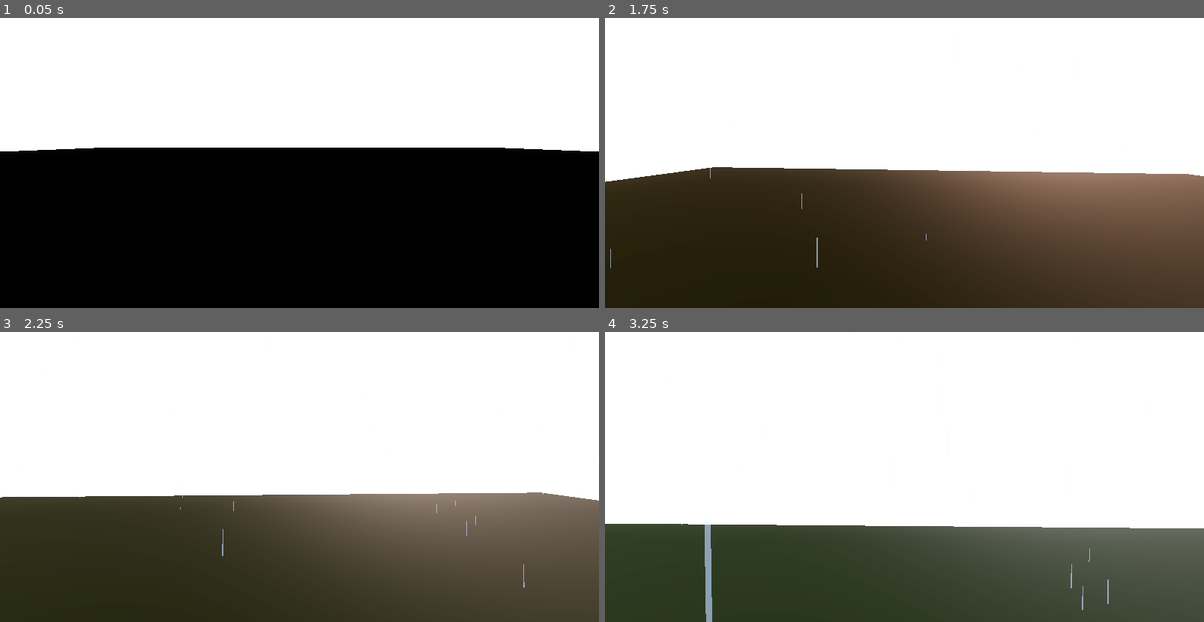
Above: before the commit, frames 1-4 (two rows, left to right).
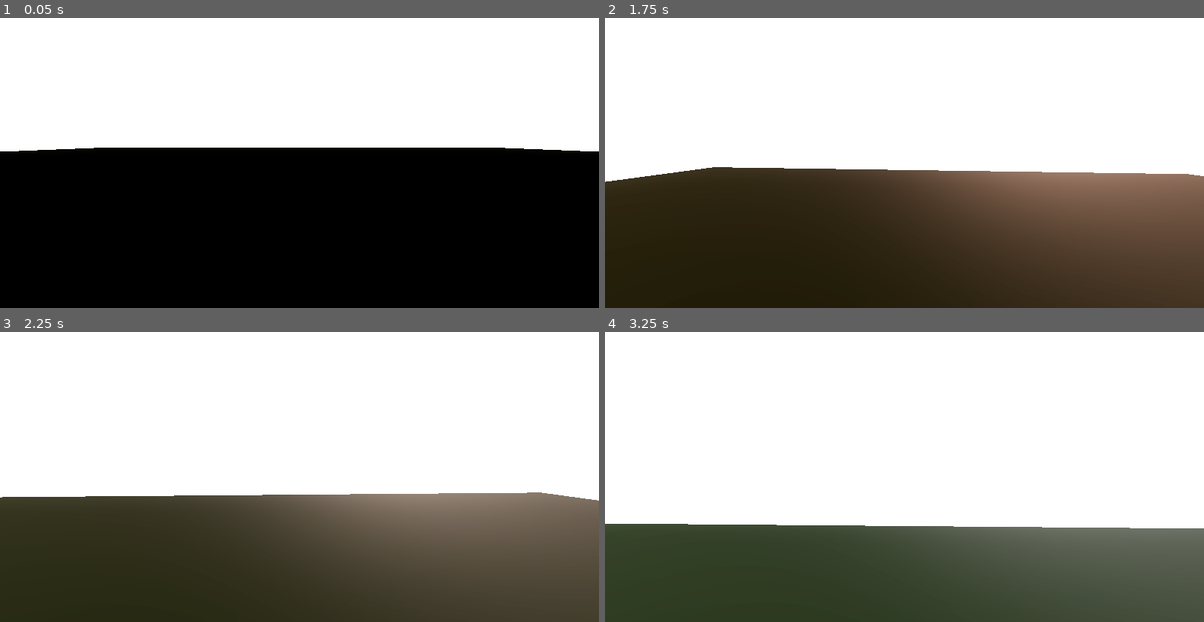
Above: after the commit, the same moments.

Repository: U-LF/forest-fire-simulation
Game: Godot game, scene res://scenes/main.tscn
Same seed, same stepped clock (60 frames per second), same inputs: the game is played once before the commit and once after it.
Inputs (mouse positions are in pixels of both pictures, inside the frame that each line leads up to):
- Up to frame 1 (0.05 s): no input
- Up to frame 2 (1.75 s): move the mouse to (934, 139) at 0.52 s; hold E 0.53-1.28 s; hold W from 0.53 s (still down); move the mouse to (874, 139) at 1.27 s; tap Q at 1.35 s
- Up to frame 3 (2.25 s): keep holding W; move the mouse to (311, 448) at 2.02 s; hold Shift from 2.03 s (still down)
- Up to frame 4 (3.25 s): keep holding W; move the mouse to (898, 459) at 2.77 s; release Shift at 2.78 s; tap E at 2.85 s

Frame 1 is identical in both runs. In frame 2, less than 0.1% of the frame differs, in the area x 0-54%, y 51-87%; in frame 3, less than 0.1%; in frame 4, 0.4%, in the area x 12-85%, y 66-100%.

Commit message:
Improved the lighting as well as the rain formation system

Diff:
--- a/scripts/day_night_cycle.gd
+++ b/scripts/day_night_cycle.gd
@@ -29,6 +29,7 @@
 
 var _time: float = 0.0
 var _sky_material: ShaderMaterial
+var cloud_coverage: float = 0.0 # 0.0 to 1.0 (Managed by WeatherManager)
 var rain_intensity: float = 0.0 # 0.0 to 1.0 (Managed by WeatherManager)
 
 func _ready() -> void:
@@ -64,8 +65,8 @@
 	else:
 		sun_light.light_energy = 0.0
 
-	# Darken sun light during rain
-	sun_light.light_energy *= (1.0 - (rain_intensity * 0.8))
+	# Darken sun light based on cloud coverage
+	sun_light.light_energy *= (1.0 - (cloud_coverage * 0.8))
 
 	# Light color logic
 	if sun_height > 0.0 and sun_height < 0.3:
@@ -110,11 +111,11 @@
 		current_bottom = night_bottom_color
 		current_scatter = night_sun_scatter
 
-	# Apply Rain Overrides (Darkening and Graying out the sky)
-	var rain_darken = Color(0.3, 0.3, 0.4)
-	current_top = current_top.lerp(rain_darken, rain_intensity * 0.8)
-	current_bottom = current_bottom.lerp(rain_darken, rain_intensity * 0.8)
-	current_scatter = current_scatter.lerp(Color(0.2, 0.2, 0.2), rain_intensity)
+	# Apply Overcast/Rain Overrides (Darkening and Graying out the sky) based on clouds
+	var cloud_darken = Color(0.3, 0.3, 0.4)
+	current_top = current_top.lerp(cloud_darken, cloud_coverage * 0.8)
+	current_bottom = current_bottom.lerp(cloud_darken, cloud_coverage * 0.8)
+	current_scatter = current_scatter.lerp(Color(0.2, 0.2, 0.2), cloud_coverage)
 
 	_sky_material.set_shader_parameter("top_color", current_top)
 	_sky_material.set_shader_parameter("bottom_color", current_bottom)
@@ -124,16 +125,18 @@
 	var day_weight = smoothstep(-0.2, 0.2, sun_height)
 	var night_weight = 1.0 - day_weight
 
-	_sky_material.set_shader_parameter("stars_intensity", night_weight * night_stars * (1.0 - rain_intensity))
-	_sky_material.set_shader_parameter("shooting_stars_intensity", night_weight * 4.0 * (1.0 - rain_intensity))
+	# Hide stars when cloudy
+	_sky_material.set_shader_parameter("stars_intensity", night_weight * night_stars * (1.0 - cloud_coverage))
+	_sky_material.set_shader_parameter("shooting_stars_intensity", night_weight * 4.0 * (1.0 - cloud_coverage))
 
 	var base_clouds_light = night_clouds_light.lerp(day_clouds_light, day_weight)
-	_sky_material.set_shader_parameter("clouds_light_color", base_clouds_light.lerp(Color(0.2, 0.2, 0.2), rain_intensity))
+	_sky_material.set_shader_parameter("clouds_light_color", base_clouds_light.lerp(Color(0.2, 0.2, 0.2), cloud_coverage))
 
-	_sky_material.set_shader_parameter("astro_intensity", lerp(1.2, 3.0, day_weight) * (1.0 - rain_intensity * 0.8))
+	# Dim the sun/moon when cloudy
+	_sky_material.set_shader_parameter("astro_intensity", lerp(1.2, 3.0, day_weight) * (1.0 - cloud_coverage * 0.9))
 
-	# Cloud Density Adjustments for heavy rain
-	var target_density = lerp(0.4, 0.9, rain_intensity)
-	var target_high_density = lerp(0.0, 1.0, rain_intensity)
+	# Cloud Density Adjustments
+	var target_density = lerp(0.4, 0.9, cloud_coverage)
+	var target_high_density = lerp(0.0, 1.0, cloud_coverage)
 	_sky_material.set_shader_parameter("clouds_density", target_density)
 	_sky_material.set_shader_parameter("high_clouds_density", target_high_density)
--- a/scripts/weather_manager.gd
+++ b/scripts/weather_manager.gd
@@ -4,14 +4,16 @@
 @export var rain_particles: GPUParticles3D
 @export var lightning_light: DirectionalLight3D
 
-@export var check_interval: float = 30.0 # How often to check for weather change
-@export var rain_chance: float = 0.5 # 50% chance
+@export var check_interval: float = 20.0 # Evaluate weather shifts more frequently
+var _time_since_last_check: float = 0.0
+var _lightning_timer: float = 0.0
 
-var is_raining: bool = false
+var cloud_coverage: float = 0.0
 var rain_intensity: float = 0.0
 
-var _time_since_last_check: float = 0.0
-var _lightning_timer: float = 0.0
+var target_cloud_coverage: float = 0.0
+var target_rain_intensity: float = 0.0
+var rain_shift_speed: float = 0.05
 
 func _ready() -> void:
 	if rain_particles:
@@ -19,8 +21,10 @@
 	if lightning_light:
 		lightning_light.light_energy = 0.0
 
-	# Start with a random weather state
 	_check_weather()
+	# Apply initial state immediately so we don't start at 0 if the roll is rain
+	cloud_coverage = target_cloud_coverage
+	rain_intensity = min(target_rain_intensity, smoothstep(0.3, 0.8, cloud_coverage))
 
 func _process(delta: float) -> void:
 	_time_since_last_check += delta
@@ -28,75 +32,136 @@
 		_time_since_last_check = 0.0
 		_check_weather()
 
-	# Smoothly transition rain intensity
-	var target_intensity = 1.0 if is_raining else 0.0
-	rain_intensity = move_toward(rain_intensity, target_intensity, delta * 0.1) # 10 seconds to fully transition
+	# Clouds form or dissipate smoothly and continuously
+	cloud_coverage = move_toward(cloud_coverage, target_cloud_coverage, delta * 0.03)
 
+	# Rain MUST wait for clouds. We clamp the target rain by the current cloud coverage.
+	# e.g., 100% rain requires 80%+ clouds. If clouds are at 50%, rain is capped low.
+	var max_allowed_rain = smoothstep(0.3, 0.8, cloud_coverage)
+	var current_target_rain = min(target_rain_intensity, max_allowed_rain)
+
+	# Move actual rain intensity toward the allowed target
+	rain_intensity = move_toward(rain_intensity, current_target_rain, delta * rain_shift_speed)
+
+	# Update External Systems
 	if day_night_cycle:
+		day_night_cycle.cloud_coverage = cloud_coverage
 		day_night_cycle.rain_intensity = rain_intensity
 
 	if rain_particles:
-		if rain_intensity > 0.1 and not rain_particles.emitting:
+		if rain_intensity > 0.01 and not rain_particles.emitting:
 			rain_particles.emitting = true
-		elif rain_intensity <= 0.1 and rain_particles.emitting:
+		elif rain_intensity <= 0.01 and rain_particles.emitting:
 			rain_particles.emitting = false
 
-		rain_particles.amount_ratio = rain_intensity
+		rain_particles.amount_ratio = max(0.01, rain_intensity)
 
 	_handle_lightning(delta)
 
 func _check_weather() -> void:
-	if randf() < rain_chance:
-		is_raining = true
+	# Procedural Weather Roll
+	var rand_weather = randf()
+
+	if rand_weather < 0.50:
+		# 50% chance: Clear / Partly Cloudy
+		target_cloud_coverage = randf_range(0.0, 0.3)
+		target_rain_intensity = 0.0
+		rain_shift_speed = randf_range(0.05, 0.1) # Stop rain gradually
+
+	elif rand_weather < 0.80:
+		# 30% chance: Overcast / Gloomy (maybe light drizzle)
+		target_cloud_coverage = randf_range(0.5, 0.8)
+		if randf() > 0.5:
+			target_rain_intensity = randf_range(0.05, 0.2) # Very light drizzle
+		else:
+			target_rain_intensity = 0.0
+		rain_shift_speed = randf_range(0.02, 0.05) # Very slow, ambient transition
+
 	else:
-		is_raining = false
+		# 20% chance: Proper Rain / Storm
+		target_cloud_coverage = randf_range(0.8, 1.0)
+
+		# Roll for storm severity
+		if randf() > 0.7:
+			# Sudden heavy downpour
+			target_rain_intensity = randf_range(0.7, 1.0)
+			rain_shift_speed = randf_range(0.1, 0.2) # Speeds up fast once clouds are ready
+		else:
+			# Normal steady rain
+			target_rain_intensity = randf_range(0.3, 0.6)
+			rain_shift_speed = randf_range(0.02, 0.06) # Gradual build-up
 
 func _handle_lightning(delta: float) -> void:
-	if not is_raining or rain_intensity < 0.5:
+	# Lightning only occurs during heavy rain and thick clouds
+	if target_cloud_coverage < 0.8 or rain_intensity < 0.5:
+		# Make sure lightning flash fades out if storm ends
+		if lightning_light and lightning_light.light_energy > 0.0:
+			lightning_light.light_energy = lerp(lightning_light.light_energy, 0.0, delta * 15.0)
 		return
 
 	_lightning_timer -= delta
 
-	# Handle existing lightning flash fade out
+	# Fade out existing flash
 	if lightning_light and lightning_light.light_energy > 0.0:
 		lightning_light.light_energy = lerp(lightning_light.light_energy, 0.0, delta * 15.0)
 
 	if _lightning_timer <= 0.0:
-		# Trigger lightning
-		_lightning_timer = randf_range(2.0, 10.0) # Random time between strikes
+		# Trigger lightning - more frequent in heavier rain
+		var frequency_modifier = 1.0 - rain_intensity
+		_lightning_timer = randf_range(2.0, 6.0 + (frequency_modifier * 10.0))
 
-		# Flash the sky
 		if lightning_light:
 			lightning_light.rotation.x = -PI/2.0 + randf_range(-0.5, 0.5)
 			lightning_light.rotation.y = randf_range(0, 2.0 * PI)
 			lightning_light.light_energy = randf_range(5.0, 15.0)
 
-		# Spawn lightning strike on terrain (visual only)
 		_spawn_lightning_strike()
 
 func _spawn_lightning_strike() -> void:
-	# Simple visual strike logic
 	var strike_pos = Vector3(randf_range(-40, 40), 0, randf_range(-40, 40))
+	var start_pos = strike_pos + Vector3(0, 100, 0) # Start high in the clouds
 
+	# Generate jagged points
+	var points = PackedVector3Array()
+	points.append(start_pos)
+
+	var current_pos = start_pos
+	var segments = randi_range(8, 15)
+	var segment_length = 100.0 / segments
+
+	for i in range(segments):
+		if i == segments - 1:
+			points.append(strike_pos) # Guarantee it hits the ground target
+		else:
+			# Jitter the next point
+			var jitter_x = randf_range(-10.0, 10.0)
+			var jitter_z = randf_range(-10.0, 10.0)
+			current_pos -= Vector3(jitter_x, segment_length, jitter_z)
+			points.append(current_pos)
+
+	# Create an ImmediateMesh for the lightning line
 	var mesh_inst = MeshInstance3D.new()
-	var cyl = CylinderMesh.new()
-	cyl.top_radius = 0.2
-	cyl.bottom_radius = 0.2
-	cyl.height = 100.0
-	mesh_inst.mesh = cyl
+	var imm_mesh = ImmediateMesh.new()
+	mesh_inst.mesh = imm_mesh
 
 	var mat = StandardMaterial3D.new()
 	mat.albedo_color = Color(0.8, 0.9, 1.0)
 	mat.emission_enabled = true
 	mat.emission = Color(0.8, 0.9, 1.0)
-	mat.emission_energy_multiplier = 10.0
+	mat.emission_energy_multiplier = 15.0
+	mat.shading_mode = BaseMaterial3D.SHADING_MODE_UNSHADED
+	mat.transparency = BaseMaterial3D.TRANSPARENCY_ALPHA
+	mat.cull_mode = BaseMaterial3D.CULL_DISABLED
 	mesh_inst.material_override = mat
 
-	mesh_inst.position = strike_pos + Vector3(0, 50, 0)
+	# Draw the line
+	imm_mesh.surface_begin(Mesh.PRIMITIVE_LINE_STRIP)
+	for p in points:
+		imm_mesh.surface_add_vertex(p)
+	imm_mesh.surface_end()
 
 	add_child(mesh_inst)
 
-	# Flash light at strike point
 	var omni = OmniLight3D.new()
 	omni.light_color = Color(0.8, 0.9, 1.0)
 	omni.light_energy = 20.0
@@ -104,8 +169,11 @@
 	omni.position = strike_pos + Vector3(0, 2, 0)
 	add_child(omni)
 
-	# Clean up after a split second
+	# Fade out animation
 	var tween = create_tween()
-	tween.tween_interval(0.1)
+	tween.tween_interval(0.05)
+	# Fade alpha for a more realistic disappearance
+	tween.tween_property(mat, "albedo_color:a", 0.0, 0.2)
+	tween.parallel().tween_property(omni, "light_energy", 0.0, 0.2)
 	tween.tween_callback(mesh_inst.queue_free)
 	tween.tween_callback(omni.queue_free)
